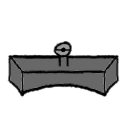
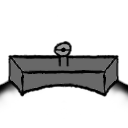
Layer changes from the first w=128, h=128 image to the second:
showed "Background" over (x1=0, y1=70, x2=128, y2=108)
